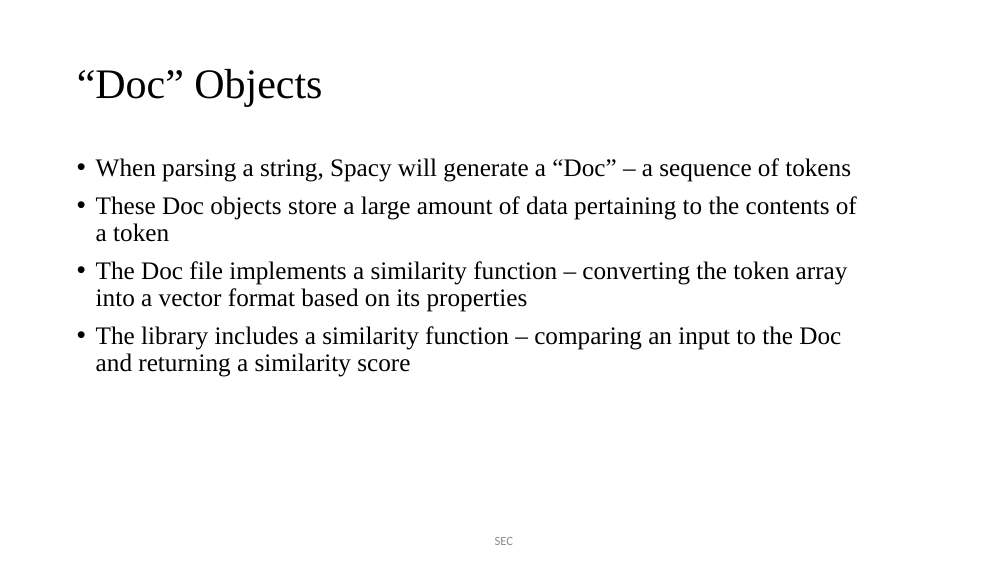
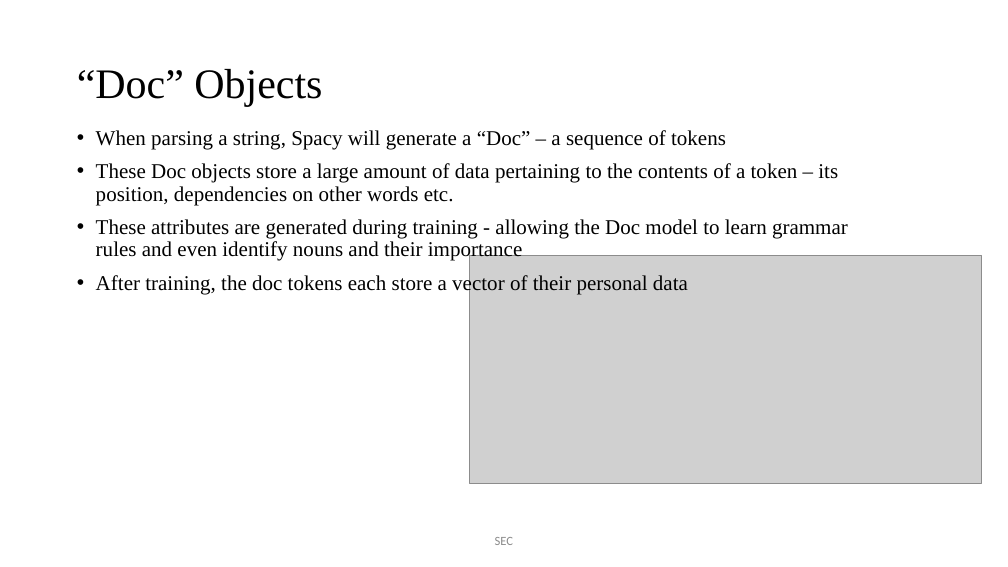
Before and after one commit to JaVonox/AIChatbot, a slide deck: slide 5 of Documentation/100505349.pptx. Drawn at 1008x567 pixels with LibreOffice and Linux fonts; fonts in the diff are those of the drawing; grey boxes stand for pictures. Boxes give left, top, right and bottom in pixels: in the first picture for what was removed or moved away, otherwise in the second. Text is boxed around its words. In the diff, an @@ line names an element or a change of style, - is before the commit and + after.

```diff
--- a/Documentation/100505349.pptx
+++ b/Documentation/100505349.pptx
@@ text "When parsing a string, Spacy ..." moved from (x1=96, y1=158, x2=857, y2=377) to (x1=96, y1=130, x2=848, y2=294) @@
@@ text at (x1=96, y1=130, x2=726, y2=149): size 24 to 20 pt in "When parsing a string, Spacy will generate ..." @@
@@ text at (x1=96, y1=163, x2=848, y2=294): text changed; size 24 to 20 pt @@
-• These Doc objects store a large amount of data pertaining to the contents of a token
-• The Doc file implements a similarity function – converting the token array into a vector format based on its properties
-• The library includes a similarity function – comparing an input to the Doc and returning a similarity score
+• These Doc objects store a large amount of data pertaining to the contents of a token – its position, dependencies on other words etc.
+• These attributes are generated during training - allowing the Doc model to learn grammar rules and even identify nouns and their importance
+• After training, the doc tokens each store a vector of their personal data
@@ picture added at (x1=470, y1=256, x2=982, y2=483) @@
```
Also in this commit, not shown: 1 other slide changed, 11 slides added, 5 slides removed, 8 other files.
